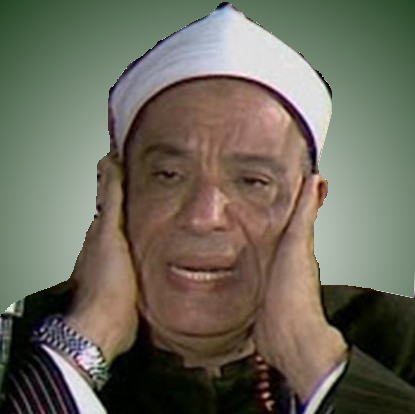
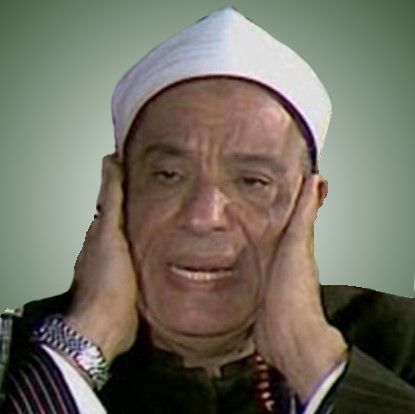
Comparing the layer stacks of the two 415 × 414 images. Changes:
painted on "swaisy.jpg" over (x1=0, y1=0, x2=415, y2=316)
added layer "Layer" over (x1=0, y1=0, x2=415, y2=316)
